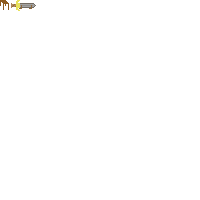
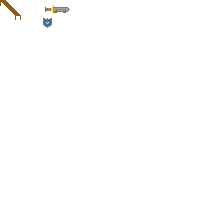
The second 200x200 image is a revision of the first. Changes to its layers:
painted on "objects" over [3, 0, 70, 28]
